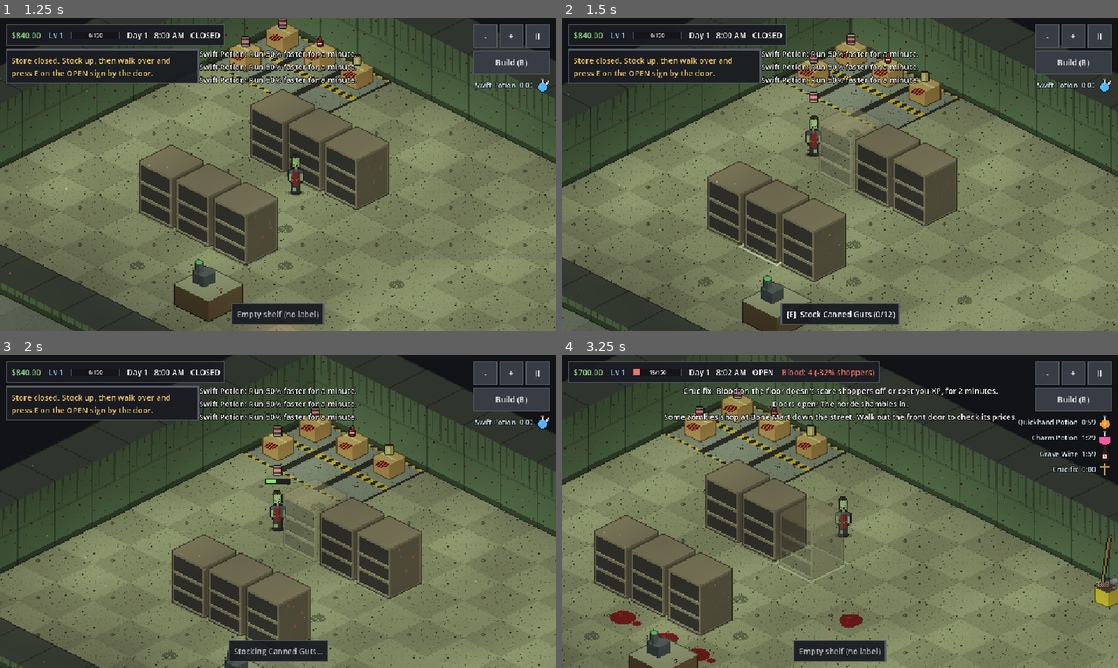
Above: before the commit, frames 1-4 (two rows, left to right).
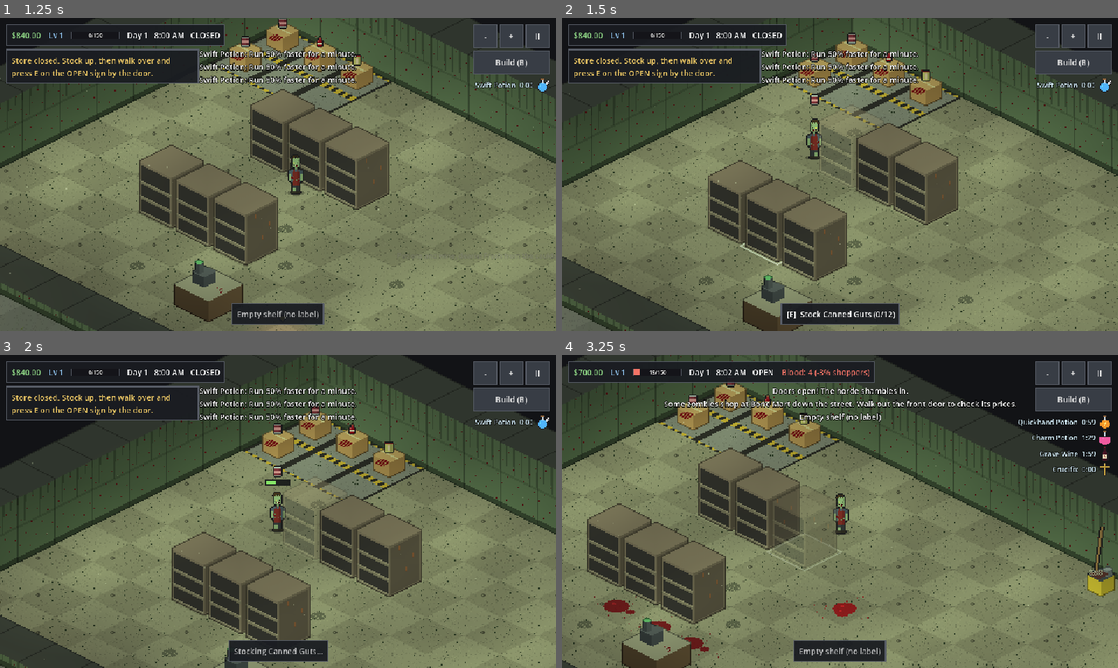
Above: after the commit, the same moments.

Repository: bdoggk/zupermarket-zimulator
Game: Godot game, scene res://tests/shops_test.tscn
Same seed, same stepped clock (60 frames per second), same inputs: the game is played once before the commit and once after it. This scene is started directly instead of the project's main scene.
Inputs (mouse positions are in pixels of both pictures, inside the frame that each line leads up to):
- Up to frame 1 (1.25 s): tap E (interact) at 0.5 s; move the mouse to (400, 158) at 0.52 s; hold D (move_right) from 0.53 s (still down); hold Shift (sprint) from 0.53 s (still down); click (400, 158) at 0.67 s; tap Enter (ui_accept) at 0.77 s
- Up to frame 2 (1.5 s): release D (move_right) at 1.25 s; release Shift (sprint) at 1.25 s; tap E (interact) at 1.25 s; drag from (728, 190) to (812, 237) at 1.27 s
- Up to frame 3 (2 s): no input
- Up to frame 4 (3.25 s): tap E (interact) at 2 s; move the mouse to (895, 442) at 2.02 s; hold D (move_right) 2.03-2.75 s; hold E (interact) 2.03-2.75 s; tap Shift (sprint) at 2.3 s; drag from (812, 574) to (673, 464) at 2.77 s

Frame 1 is identical in both runs. In frame 2, 8.1% of the frame differs, in the area x 0-100%, y 0-100%; in frame 3, 9.3%; in frame 4, 25%.

Commit message:
Zupermarket Zimulator v0.9.1: visible shoppers, gentler blood, even running
- Shelves and racks fade a little when a shopper, staff member or spy is
  behind them (more for you), so nobody seems stuck inside the shelves.
  Shoppers take things from a shelf's front (Store.shelf_stand_cell).
- The player moves as fast up and down the screen as left and right
  (Iso.even_velocity), for walking, running and tap-to-walk.
- Blood: a fresh puddle puts nobody off for an hour of game time and dries
  darker; two dried puddles are free; then 3% per puddle (was 8%), at most
  25% (was 60%); Bone Mart gets at most 8% more. Puddle ages are saved.
- Build mode with a controller: A on Move picks up what's on the cursor's
  tile first (the OPEN sign by the door, for one).
- Fixed: a fired stocker's box or a sold rack's boxes could vanish when the
  floor was full (Store.stash_box). Spies count for "would block a path".
- Tests: blood delay and caps, shelf fronts and fading, running up/down,
  moving the sign with a controller.

Co-Authored-By: Claude Opus 5.5 <noreply@anthropic.com>
Claude-Session: https://claude.ai/code/session_01NrzCcYRtyCLGnjZEvPbq4A

Diff:
--- a/project.godot
+++ b/project.godot
@@ -12,7 +12,7 @@
 
 config/name="Zupermarket Zimulator"
 config/description="A 2D pixel-art isometric zombie supermarket simulator."
-config/version="0.9"
+config/version="0.9.1"
 run/main_scene="res://scenes/menu.tscn"
 config/quit_on_go_back=false
 config/features=PackedStringArray("4.7")
--- a/scripts/brand.gd
+++ b/scripts/brand.gd
@@ -491,7 +491,7 @@
 	"opened": "Doors open! The horde shambles in.",
 	"closing": "Closing time! Ring up the last of the horde.",
 	"morning": "Day %d. Get ready, then flip the OPEN sign by the door.",
-	"spill": "Blood on the floor! Grab the mop from the bucket. Blood scares shoppers off and costs you XP.",
+	"spill": "Blood on the floor! A little is fine, but lots of it scares shoppers off, and every puddle costs you XP. Grab the mop from the bucket.",
 	"jam": "Unexpected limb in the bagging area! Go fix the self-checkout.",
 	"brew_bought": "%s: %s",
 	"brew_done": "Your %s wore off.",
--- a/scripts/build_mode.gd
+++ b/scripts/build_mode.gd
@@ -52,6 +52,7 @@
 var _press_pos := Vector2.ZERO
 var _hover_pos := Vector2.INF  # where the mouse is in the world (for R with nothing in hand)
 var _pad_cell := Store.NO_CELL  # with a controller: the tile in the middle of the screen
+var _pad_tap := false  # A was pressed: pick what's on that tile, not what's drawn over it
 
 @onready var store: Store = get_parent()
 
@@ -187,7 +188,9 @@
 		JOY_BUTTON_DPAD_LEFT, JOY_BUTTON_LEFT_SHOULDER:
 			_pad_cycle(-1)
 		JOY_BUTTON_A:
+			_pad_tap = true  # what's on the tile under the cursor comes first
 			tap(_screen_center(), true)
+			_pad_tap = false
 		_:
 			return false
 	return true
@@ -360,6 +363,10 @@
 
 
 func _object_at(world_pos: Vector2, ok: Callable) -> Interactable:
+	if _pad_tap:
+		var on_tile: Interactable = store.objects.get(Iso.world_to_cell(world_pos))
+		if on_tile and ok.call(on_tile):
+			return on_tile
 	var obj := store.interactable_at_point(world_pos)
 	if obj == null or not ok.call(obj):
 		obj = store.objects.get(Iso.world_to_cell(world_pos))
--- a/scripts/customer.gd
+++ b/scripts/customer.gd
@@ -325,7 +325,7 @@
 				Game.record_wanted(want.id)
 			shopping_list.pop_front()
 			continue
-		var stand := store.stand_cell_for(shelf.cell, current_cell(), 1.5)
+		var stand := store.shelf_stand_cell(shelf, current_cell(), 1.5)
 		if stand == Store.NO_CELL or not _go_to(stand):
 			shopping_list.pop_front()
 			continue
--- a/scripts/game.gd
+++ b/scripts/game.gd
@@ -344,7 +344,8 @@
 				pull += 0.08  # you don't even sell it
 		pull += diff / list.size() * 1.2
 	if in_game():
-		pull += 0.025 * (0 if has_effect("crucifix") else store.spills.size())
+		if not has_effect("crucifix"):  # a messy store sends a few to the rival (not a couple of puddles)
+			pull += minf(0.08, 0.01 * maxi(0, store.settled_spills() - Store.FREE_SPILLS))
 		pull -= 0.02 * mini(store.plant_count(), 6)
 	if has_effect("rumor"):
 		pull -= RUMOR_PULL
--- a/scripts/hud.gd
+++ b/scripts/hud.gd
@@ -156,6 +156,8 @@
 	mess_label.visible = mess > 0
 	if Game.has_effect("crucifix"):
 		mess_label.text = "Blood: %d (the crucifix keeps everyone calm)" % mess
+	elif Game.store.settled_spills() <= Store.FREE_SPILLS:
+		mess_label.text = "Blood: %d (nobody minds yet: mop it before it dries)" % mess
 	else:
 		mess_label.text = "Blood: %d (-%d%% shoppers)" % [mess, roundi((1.0 - Game.store.mess_multiplier()) * 100.0)]
 	clock_label.text = "Day %d   %s   %s" % [Game.day, Game.clock_text(), "OPEN" if Game.is_open else "CLOSED"]
--- a/scripts/interactable.gd
+++ b/scripts/interactable.gd
@@ -9,6 +9,7 @@
 var furniture_id := ""
 var highlighted := false  # the player is close and this is what E will use
 var cutaway := false  # the player is hidden behind this, so fade it out
+var see_through := false  # someone else is behind it: fade it a little
 ## Which way it faces; build mode turns it a quarter turn at a time (R).
 ## 0 = its front faces the bottom left of the screen, 1 = bottom right,
 ## 2 = top right (you see its back), 3 = top left. See FACINGS.
@@ -123,7 +124,7 @@
 
 func _process(_delta: float) -> void:
 	var b := 1.3 if highlighted else 1.0
-	var a := 0.4 if cutaway else 1.0
+	var a := 0.4 if cutaway else (0.6 if see_through else 1.0)
 	modulate = Color(b, b, b, a)
 
 
--- a/scripts/iso.gd
+++ b/scripts/iso.gd
@@ -36,6 +36,16 @@
 	return n * (cells_per_second / cell_length(n))
 
 
+## Screen-space velocity in screen direction `dir` that's as fast on screen
+## whichever way you go: walking up or down the screen is as quick as
+## walking left or right (`cells_per_second` is the left/right speed). The
+## player moves like this; everyone else keeps to velocity_toward.
+static func even_velocity(dir: Vector2, cells_per_second: float) -> Vector2:
+	if dir.is_zero_approx():
+		return Vector2.ZERO
+	return dir.normalized() * (cells_per_second / cell_length(Vector2.RIGHT))
+
+
 ## Grid distance between two cells (diagonal steps count as one).
 static func chebyshev(a: Vector2i, b: Vector2i) -> int:
 	return maxi(absi(a.x - b.x), absi(a.y - b.y))
--- a/scripts/player.gd
+++ b/scripts/player.gd
@@ -14,7 +14,7 @@
 
 enum Action { USE, DROP, SCAN }
 
-const WALK_SPEED := 3.2  # cells per second
+const WALK_SPEED := 3.2  # cells per second going left or right (up and down is as fast on screen)
 const SPRINT_SPEED := 5.2  # holding Shift (or the RUN button)
 const DROP_SECONDS := 0.25
 const DEFAULT_ZOOM := 2.5  # before rounding to whole screen pixels
@@ -81,7 +81,7 @@
 	elif input != Vector2.ZERO:
 		path.clear()
 		tap_target = null
-		velocity = Iso.velocity_toward(input, speed) * minf(input.length(), 1.0)
+		velocity = Iso.even_velocity(input, speed) * minf(input.length(), 1.0)  # as fast up/down as left/right
 	elif not path.is_empty():
 		_follow_path(delta, speed)
 	else:
@@ -362,7 +362,7 @@
 			_arrived()
 			return
 		to_target = Iso.cell_to_world(path[0]) - position
-	var v := Iso.velocity_toward(to_target, speed)
+	var v := Iso.even_velocity(to_target, speed)
 	if v.length() * delta > to_target.length():
 		v = to_target / delta  # don't overshoot the cell center
 	velocity = v
--- a/scripts/spill.gd
+++ b/scripts/spill.gd
@@ -1,8 +1,10 @@
 class_name Spill
 extends Interactable
 ## A puddle of blood a zombie left on the floor (only in the zombie game,
-## see Brand.SPILLS). Every spill makes the store a bit less appealing, so
-## fewer shoppers come in. Grab the mop from the mop bucket and mop it up.
+## see Brand.SPILLS). A fresh one (wet and shiny) doesn't bother anyone yet;
+## once it's been there for Store.SPILL_SETTLE_MINUTES of open time it puts
+## shoppers off (Store.mess_multiplier). Every puddle costs XP while you're
+## open. Grab the mop from the mop bucket and mop it up.
 
 const TEXTURES := [
 	preload("res://assets/sprites/spill_0.png"),
@@ -12,6 +14,7 @@
 const MOP_SECONDS := 1.0
 
 var variant := 0
+var age := 0.0  # seconds it's been on the floor while the store was open
 
 
 func _draw() -> void:
@@ -47,5 +50,14 @@
 	return Rect2(-22, -11, 44, 22)
 
 
-func _process(_delta: float) -> void:
-	modulate = Color(1.25, 1.25, 1.25) if highlighted else Color.WHITE
+## Been there long enough to put shoppers off.
+func is_settled() -> bool:
+	return age >= Store.spill_settle_seconds()
+
+
+func _process(delta: float) -> void:
+	if Game.is_open:
+		age += delta
+	var wet := 1.0 - clampf(age / Store.spill_settle_seconds(), 0.0, 1.0)  # fresh blood shines, then dries darker
+	var b := 1.25 if highlighted else 1.0
+	modulate = Color(b * (1.0 + 0.45 * wet), b * (1.0 + 0.15 * wet), b * (1.0 + 0.15 * wet))
--- a/scripts/staff.gd
+++ b/scripts/staff.gd
@@ -1061,9 +1061,7 @@
 func leave() -> void:
 	store.release_all(self)
 	if carry_count > 0:
-		var c := store.nearest_drop_cell(current_cell())
-		if c != Store.NO_CELL:
-			store.drop_box(c, carry_product, carry_count)
+		store.stash_box(current_cell(), carry_product, carry_count)  # put down (never lost)
 		carry_count = 0
 	if is_instance_valid(register) and register.cashier == self:
 		register.cashier = null
--- a/scripts/store.gd
+++ b/scripts/store.gd
@@ -41,8 +41,13 @@
 const MAX_PLANTS_COUNTED := 6  # ...up to this many plants
 const LEVEL_TRAFFIC := 0.1  # each store level brings 10% more customers
 const MAX_SPILLS := 14
-const SPILL_PENALTY := 0.08  # each spill keeps 8% of customers away...
-const MIN_SPILL_TRAFFIC := 0.4  # ...but never more than 60%
+## Where something tall can stand, from someone's cell, to hide them (see _hides).
+const HIDE_OFFSETS := [Vector2i(1, 0), Vector2i(0, 1), Vector2i(1, 1), Vector2i(2, 0), Vector2i(0, 2), Vector2i(2, 1),
+	Vector2i(1, 2), Vector2i(2, 2), Vector2i(3, 1), Vector2i(1, 3), Vector2i(3, 2), Vector2i(2, 3), Vector2i(3, 3)]
+const SPILL_SETTLE_MINUTES := 60  # a fresh puddle puts nobody off for an hour (game time)...
+const FREE_SPILLS := 2  # ...and nobody minds a couple of old ones (it's a zombie store)...
+const SPILL_PENALTY := 0.03  # ...each one after that keeps 3% of customers away...
+const MIN_SPILL_TRAFFIC := 0.75  # ...but never more than 25%
 ## With a town, more shoppers come by, since some of them go to the rival.
 ## Buy the rival out and they all come to you.
 const TOWN_TRAFFIC := 1.5
@@ -404,7 +409,7 @@
 		deliveries.append({"id": d.id, "time": d.time})
 	var spill_list := []
 	for sp: Spill in spills.values():
-		spill_list.append([sp.cell.x, sp.cell.y, sp.variant])
+		spill_list.append([sp.cell.x, sp.cell.y, sp.variant, snappedf(sp.age, 0.1)])
 	var regs := []
 	for r in registers:
 		var line := []
@@ -462,7 +467,8 @@
 			_create_box(c, product, maxi(1, int(b.get("count", 1))))
 	for v in d.get("spills", []):
 		if v is Array and v.size() >= 2:
-			add_spill(Vector2i(int(v[0]), int(v[1])), int(v[2]) if v.size() > 2 else -1, false)
+			add_spill(Vector2i(int(v[0]), int(v[1])), int(v[2]) if v.size() > 2 else -1, false,
+				float(v[3]) if v.size() > 3 else spill_settle_seconds())  # (older saves: an old puddle)
 	for del: Dictionary in d.get("deliveries", []):
 		if Game.PRODUCTS.has(str(del.get("id", ""))):
 			pending_deliveries.append({"id": str(del.id), "time": float(del.get("time", 0.0)), "warned": false})
@@ -683,13 +689,15 @@
 	if obj is StorageRack:
 		racks.erase(obj)
 		var first := true
-		for b: StorageRack.Box in obj.boxes:
+		var left: Array = obj.boxes.duplicate()
+		obj.boxes.clear()  # (so stashing doesn't put them back on this rack)
+		for b: StorageRack.Box in left:
 			release(b)
-			var c := obj.cell if first else nearest_drop_cell(obj.cell)
-			first = false
-			if c != NO_CELL:
-				_create_box(c, b.product_id, b.count)
-		obj.boxes.clear()
+			if first:
+				_create_box(obj.cell, b.product_id, b.count)
+				first = false
+			else:
+				stash_box(obj.cell, b.product_id, b.count)
 	if obj is Register:
 		registers.erase(obj)
 		obj.release_all()
@@ -890,6 +898,9 @@
 		must.append(c.current_cell())
 	for s in staff:
 		must.append(s.current_cell())
+	for m in movers:
+		if is_instance_valid(m):
+			must.append(m.cell)
 	for c in must:
 		if not reach.has(c):
 			return false
@@ -1013,7 +1024,21 @@
 func mess_multiplier() -> float:
 	if Game.has_effect("crucifix"):
 		return 1.0  # nobody minds the blood for now
-	return maxf(MIN_SPILL_TRAFFIC, 1.0 - SPILL_PENALTY * spills.size())
+	return maxf(MIN_SPILL_TRAFFIC, 1.0 - SPILL_PENALTY * maxi(0, settled_spills() - FREE_SPILLS))
+
+
+## Puddles that have been on the floor long enough to put shoppers off.
+func settled_spills() -> int:
+	var n := 0
+	for sp: Spill in spills.values():
+		if sp.is_settled():
+			n += 1
+	return n
+
+
+## Real seconds of open time before a puddle starts putting shoppers off.
+static func spill_settle_seconds() -> float:
+	return SPILL_SETTLE_MINUTES * Game.SECONDS_PER_GAME_MINUTE
 
 
 ## Extra shoppers for selling lots of different things (0.15 = 15% more).
@@ -1466,7 +1491,7 @@
 
 ## A shopper left a puddle on `cell` (zombie game only). `variant` picks the
 ## puddle sprite (-1 = random).
-func add_spill(cell: Vector2i, variant := -1, announce := true) -> void:
+func add_spill(cell: Vector2i, variant := -1, announce := true, age := 0.0) -> void:
 	if not Brand.SPILLS or spills.size() >= MAX_SPILLS or spills.has(cell):
 		return
 	if not floor_cells.has(cell) or astar.is_point_solid(cell) or cell == door_cell or cell in delivery_cells:
@@ -1475,6 +1500,7 @@
 	sp.cell = cell
 	sp.position = Iso.cell_to_world(cell)
 	sp.variant = variant if variant >= 0 and variant < Spill.TEXTURES.size() else randi() % Spill.TEXTURES.size()
+	sp.age = age
 	decals.add_child(sp)
 	spills[cell] = sp
 	if announce and not _warned_spill:
@@ -1508,6 +1534,36 @@
 		return false
 	_create_box(cell, product_id, count)
 	return true
+
+
+## Puts a box down somewhere, whatever it takes, so its stock is never lost
+## (someone you fire, a rack you sell): the nearest free spot on the floor,
+## else a storage rack with room, else on top of a box of the same thing.
+## False only if there's truly nowhere.
+func stash_box(near: Vector2i, product_id: String, count: int) -> bool:
+	if count <= 0:
+		return true
+	var c := nearest_drop_cell(near)
+	if c != NO_CELL:
+		return drop_box(c, product_id, count)
+	for r in racks:
+		if r.store_box(product_id, count):
+			return true
+	var best: StockBox = null
+	for b: StockBox in boxes.values():
+		if b.product_id == product_id and (best == null or Vector2(b.cell - near).length() < Vector2(best.cell - near).length()):
+			best = b
+	if best:
+		best.count += count
+		best.queue_redraw()
+		return true
+	for r in racks:
+		for rb in r.boxes:
+			if rb.product_id == product_id:
+				rb.count += count
+				r.queue_redraw()
+				return true
+	return false
 
 
 func remove_box(box: StockBox) -> void:
@@ -1671,10 +1727,55 @@
 
 # ---------------------------------------------------------------- visuals
 
-## Fade shelves out when the player walks behind them (Project Zomboid style).
+## Fade shelves (and racks) out when someone walks behind them, Project
+## Zomboid style: a lot for you, a little for shoppers, staff and spies, so
+## nobody seems to vanish into the shelves.
 func _update_cutaways() -> void:
 	if player == null:
 		return
 	var p := player.position
+	var people: Array[Vector2] = []
+	for c in customers:
+		if c.modulate.a > 0.2:
+			people.append(c.position)
+	for s in staff:
+		people.append(s.position)
+	for m in movers:
+		if is_instance_valid(m):
+			people.append(m.position)
+	var hidden := {}  # shelves and racks someone is behind
+	for q in people:
+		var c := Iso.world_to_cell(q)
+		for o: Vector2i in HIDE_OFFSETS:  # only what could be in front of them
+			var obj: Interactable = objects.get(c + o)
+			if (obj is Shelf or obj is StorageRack) and _hides(obj.position, q):
+				hidden[obj] = true
 	for s in shelves:
-		s.cutaway = p.y < s.position.y and p.y > s.position.y - 74 and absf(p.x - s.position.x) < 36
+		s.cutaway = _hides(s.position, p)
+		s.see_through = not s.cutaway and hidden.has(s)
+	for r in racks:
+		r.cutaway = _hides(r.position, p)
+		r.see_through = not r.cutaway and hidden.has(r)
+
+
+## Something tall standing at `at` covers someone standing at `who`.
+static func _hides(at: Vector2, who: Vector2) -> bool:
+	return who.y < at.y and who.y > at.y - 74 and absf(who.x - at.x) < 36
+
+
+## Where a shopper stands to take something off `shelf`: in front of it,
+## where its stock is, if there's room there (beside its front corners
+## counts too); otherwise beside or behind it.
+func shelf_stand_cell(shelf: Shelf, near: Vector2i, jitter := 0.0) -> Vector2i:
+	var front := shelf.facing_dir()
+	var along := Vector2i(absi(front.y), absi(front.x))
+	var best := NO_CELL
+	var best_d := INF
+	for c: Vector2i in [shelf.cell + front, shelf.cell + front + along, shelf.cell + front - along]:
+		if not is_walkable(c) or not reachable.has(c):
+			continue
+		var d := Vector2(c - near).length() + randf() * jitter
+		if d < best_d:
+			best_d = d
+			best = c
+	return best if best != NO_CELL else stand_cell_for(shelf.cell, near, jitter)
--- a/scripts/ui/tutorial.gd
+++ b/scripts/ui/tutorial.gd
@@ -96,7 +96,7 @@
 		"register":
 			return "%s line up at the register with what they grabbed. %s the register to scan their items and get paid. Don't keep them waiting!" % [Brand.SAY.shoppers.capitalize(), use_cap]
 		"mop":
-			return "Blood on the floor keeps shoppers away! Grab the mop from the yellow bucket, %s the puddles to mop them up, then put the mop back." % use
+			return "Blood on the floor costs you XP, and lots of it keeps shoppers away! Grab the mop from the yellow bucket, %s the puddles to mop them up, then put the mop back." % use
 		"order":
 			return "Shelves running low? %s the computer in the back, open Stock & Prices on its desktop and order more boxes." % use_cap
 		"labels":
--- a/tests/controls_test.gd
+++ b/tests/controls_test.gd
@@ -36,6 +36,11 @@
 	check(walked > 10.0, "walking moves you (%.0f px in a second)" % walked)
 	check(ran > walked * 1.4, "sprinting is faster (%.0f px vs %.0f)" % [ran, walked])
 	check(absf(ran / walked - Player.SPRINT_SPEED / Player.WALK_SPEED) < 0.3, "by about %.1fx" % (Player.SPRINT_SPEED / Player.WALK_SPEED))
+	var open := Vector2i(11, 4)  # room to move every way
+	var across := await _walk_for(p, open, 0.3, true)
+	var up := await _walk_for(p, open, 0.3, true, "move_up")
+	var down := await _walk_for(p, open, 0.3, true, "move_down")
+	check(up > across * 0.9 and down > across * 0.9, "running up and down the screen is as fast as left and right (%.0f / %.0f px vs %.0f)" % [up, down, across])
 	p.position = Iso.cell_to_world(start)
 	await _frames(2)
 	var target := start + Vector2i(4, 0)
@@ -185,18 +190,18 @@
 
 ## Walks to the right for `seconds` (holding sprint or not) and returns how
 ## far the player went.
-func _walk_for(p: Player, cell: Vector2i, seconds: float, sprint: bool) -> float:
+func _walk_for(p: Player, cell: Vector2i, seconds: float, sprint: bool, way := "move_right") -> float:
 	p.position = Iso.cell_to_world(cell)
 	await _frames(2)
 	var from := p.position
 	if sprint:
 		Input.action_press("sprint")
-	Input.action_press("move_right")
+	Input.action_press(way)
 	var t := 0.0
 	while t < seconds:
 		await get_tree().process_frame
 		t += get_process_delta_time()
-	Input.action_release("move_right")
+	Input.action_release(way)
 	Input.action_release("sprint")
 	await _frames(1)
 	return p.position.distance_to(from)
--- a/tests/pad_test.gd
+++ b/tests/pad_test.gd
@@ -149,6 +149,23 @@
 	check(b.selected == store.objects.get(spot), "Sell: looking at the new shelf picks it")
 	await _button(JOY_BUTTON_A)
 	check(not store.objects.has(spot), "A sells it")
+	# Move the OPEN sign: d-pad to Move, look at the sign, A, look somewhere else, A.
+	while b.tool != BuildMode.Tool.MOVE:
+		await _button(JOY_BUTTON_DPAD_LEFT)
+	var sign: OpenSign = store.sign
+	var sign_spot := Store.NO_CELL
+	for c: Vector2i in store.floor_cells:
+		if Iso.chebyshev(c, sign.cell) >= 3 and store.placement_error(c, "", sign) == "":
+			sign_spot = c
+			break
+	_look_at(b, sign.cell)
+	await _frames(3)
+	await _button(JOY_BUTTON_A)
+	check(b.moving == sign, "Move: A on the OPEN sign picks it up")
+	_look_at(b, sign_spot)
+	await _frames(3)
+	await _button(JOY_BUTTON_A)
+	check(sign.cell == sign_spot and b.moving == null, "and A puts it down somewhere else (%s)" % sign_spot)
 	await _button(JOY_BUTTON_B)
 	await _button(JOY_BUTTON_B)
 	check(not b.active and not get_tree().paused, "B (twice) leaves build mode")
--- a/tests/shops_test.gd
+++ b/tests/shops_test.gd
@@ -150,7 +150,7 @@
 	c.queue_free()
 
 	for cell in [Vector2i(5, 8), Vector2i(6, 8), Vector2i(7, 8)]:
-		store.add_spill(cell)
+		store.add_spill(cell, -1, false, Store.spill_settle_seconds())  # old puddles
 	check(store.mess_multiplier() < 1.0, "blood scares shoppers off...")
 	var pull := Game.rival_pull([], {})
 	Game.buy_brew("crucifix")
--- a/tests/staff_test.gd
+++ b/tests/staff_test.gd
@@ -185,9 +185,39 @@
 		for old: Spill in store.spills.values():
 			store.remove_spill(old)  # start clean (shoppers drip during the test)
 		var traffic := store.traffic_multiplier()
+		var pull := Game.rival_pull([], {})
 		store.add_spill(spill_cell)
 		check(store.spills.has(spill_cell), "a spill appears on the floor")
-		check(store.traffic_multiplier() < traffic, "spills keep shoppers away")
+		check(is_equal_approx(store.traffic_multiplier(), traffic) and is_equal_approx(Game.rival_pull([], {}), pull),
+			"a puddle or two doesn't scare anyone off")
+		var extra: Array[Vector2i] = []
+		for c: Vector2i in spots:
+			if c != spill_cell and store.is_walkable(c) and not store.spills.has(c) and not store.boxes.has(c) \
+					and not store.is_line_spot(c) and c != store.door_cell and extra.size() < 4:
+				store.add_spill(c)
+				extra.append(c)
+		check(is_equal_approx(store.mess_multiplier(), 1.0), "fresh blood doesn't put anyone off yet (%d wet puddles)" % store.spills.size())
+		var sp1: Spill = store.spills[spill_cell]
+		Game.open_store()
+		var wet_age := sp1.age
+		await _seconds(0.5)
+		check(sp1.age > wet_age and not sp1.is_settled(), "puddles dry out while you're open (%.1fs of %.0fs)" % [sp1.age, Store.spill_settle_seconds()])
+		for s2: Spill in store.spills.values():
+			s2.age = Store.spill_settle_seconds()  # an hour later...
+		check(sp1.is_settled() and store.settled_spills() == store.spills.size(), "after an hour on the floor they've dried")
+		var few := store.mess_multiplier()
+		check(few < 1.0 and few >= 1.0 - Store.SPILL_PENALTY * 3.0 - 0.001, "more puddles keep a few shoppers away (%d puddles: -%d%%)" % [store.spills.size(), roundi((1.0 - few) * 100.0)])
+		for c: Vector2i in spots:
+			if store.spills.size() >= Store.MAX_SPILLS:
+				break
+			if store.is_walkable(c) and not store.spills.has(c) and not store.boxes.has(c) and not store.is_line_spot(c) and c != store.door_cell:
+				store.add_spill(c, -1, false, Store.spill_settle_seconds())
+				extra.append(c)
+		check(store.mess_multiplier() >= Store.MIN_SPILL_TRAFFIC - 0.001 and Game.rival_pull([], {}) <= pull + 0.081,
+			"even a floor full of blood (%d puddles) keeps at most %d%% away: -%d%%" % [store.spills.size(), roundi((1.0 - Store.MIN_SPILL_TRAFFIC) * 100.0), roundi((1.0 - store.mess_multiplier()) * 100.0)])
+		for c in extra:
+			if store.spills.has(c):
+				store.remove_spill(store.spills[c])
 		var sp: Spill = store.spills[spill_cell]
 		check(not sp.can_interact(p), "you need the mop to clean it")
 		p.carry_product = ""
@@ -223,6 +253,42 @@
 			leaky = leaky or store.spawn_customer().leaky
 		check(not leaky, "shoppers don't drip in this game")
 
+	# ---- shoppers stand in front of shelves, and shelves fade when someone's behind them
+	for c in store.customers.duplicate():
+		store.customer_left(c)
+		c.queue_free()
+	await _frames(2)
+	var shelf: Shelf = null
+	for sh in store.shelves:
+		var f := sh.cell + sh.facing_dir()
+		if store.is_walkable(f) and store.reachable.has(f) and store.is_walkable(sh.cell - sh.facing_dir()):
+			shelf = sh
+			break
+	check(shelf != null, "(a shelf with room in front and behind)")
+	if shelf:
+		var front := shelf.cell + shelf.facing_dir()
+		var stand := store.shelf_stand_cell(shelf, shelf.cell - shelf.facing_dir() * 3)
+		var out := stand - shelf.cell
+		check(Iso.chebyshev(stand, front) <= 1 and out.x * shelf.facing_dir().x + out.y * shelf.facing_dir().y == 1,
+			"shoppers take things from the front of a shelf, even coming from behind it (%s, front %s)" % [stand, front])
+		var who := store.spawn_customer()
+		await _frames(2)
+		who.state = Customer.State.IN_LINE  # (stand still)
+		who.path.clear()
+		who.position = Iso.cell_to_world(Vector2i(shelf.cell.x - 1, shelf.cell.y - 1))
+		who.modulate.a = 1.0
+		p.position = Iso.cell_to_world(store.door_cell)
+		await _frames(3)
+		check(shelf.see_through and shelf.modulate.a < 0.9, "a shopper behind a shelf: the shelf fades so you can see them (%.2f)" % shelf.modulate.a)
+		who.position = Iso.cell_to_world(front)
+		await _frames(3)
+		var others := store.staff.filter(func(st): return Store._hides(shelf.position, st.position)).size() \
+			+ store.customers.filter(func(c): return c != who and Store._hides(shelf.position, c.position)).size()
+		check(shelf.see_through == (others > 0) and (others > 0 or is_equal_approx(shelf.modulate.a, 1.0)),
+			"and comes back once they've moved on (%d others behind it)" % others)
+		store.customer_left(who)
+		who.queue_free()
+
 	print("RESULT: %d failure%s" % [fails, "" if fails == 1 else "s"])
 	get_tree().quit(1 if fails > 0 else 0)
 
@@ -249,3 +315,7 @@
 func _frames(n: int) -> void:
 	for i in n:
 		await get_tree().process_frame
+
+
+func _seconds(t: float) -> void:
+	await get_tree().create_timer(t).timeout
Not shown, changed: export_presets.cfg
